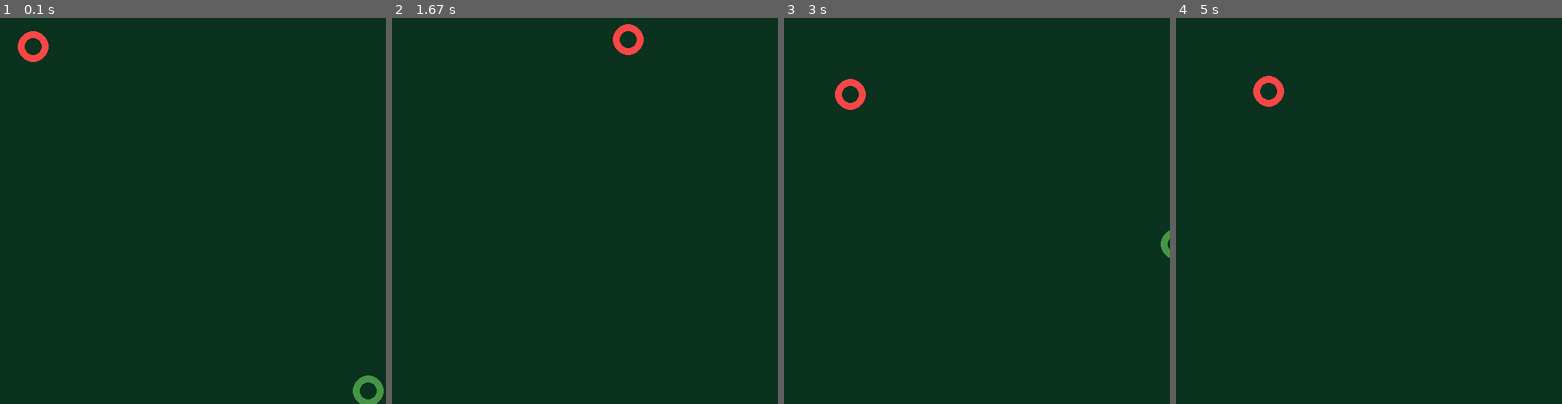
Above: before the commit, frames 1-4 (left to right).
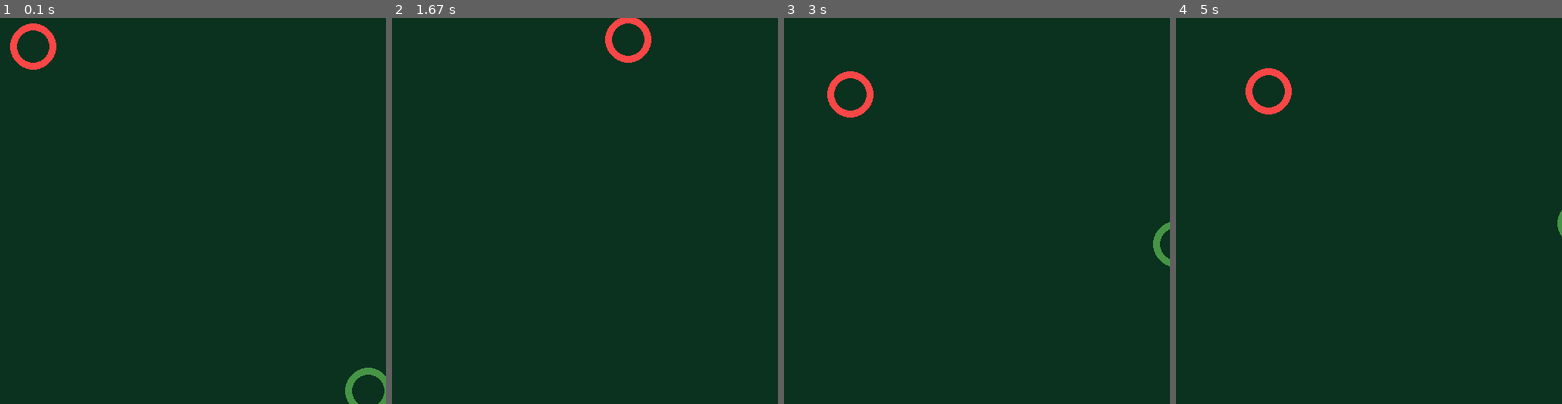
Above: after the commit, the same moments.

Repository: GrigorevEv/Hello-World
Game: pygame game, started from Algorithms and data structures (Python)/R. Pygame and balls/Ball.py
The game is run twice, just before and just after one commit, with the same random seed, the same clock (stepped at 60 frames per second) and the same inputs.
Inputs:
- Up to frame 1 (0.1 s): no input
- Up to frame 2 (1.67 s): hold Right 0.33-0.8 s; hold Up 0.83-1.13 s; hold Right 1.17-1.63 s
- Up to frame 3 (3 s): hold Left 1.67-2.2 s; hold Down 2.23-2.53 s; hold Left 2.57-2.97 s
- Up to frame 4 (5 s): hold Up 3-3.37 s; hold Right 3.4-4.03 s; hold Down 4.07-4.43 s; hold Left 4.47-4.93 s; hold Right from 4.97 s (still down)

The runs differ from the first frame. In frame 1, 1.6% of the frame differs, in the area x 2-100%, y 1-100%; in frame 2, 0.9%; in frame 3, 1.2%; in frame 4, 1.0%.

Commit message:
Practice

Diff:
--- a/Algorithms and data structures (Python)/R. Pygame and balls/Ball.py
+++ b/Algorithms and data structures (Python)/R. Pygame and balls/Ball.py
@@ -85,7 +85,7 @@
     # Adding colision of balls
 
 
-    radius = 20
+    radius = 30
     dist = ((x1 - x2) ** 2 + (y1 - y2) ** 2) ** 0.5
     if dist <= radius * 2:
         quit()
